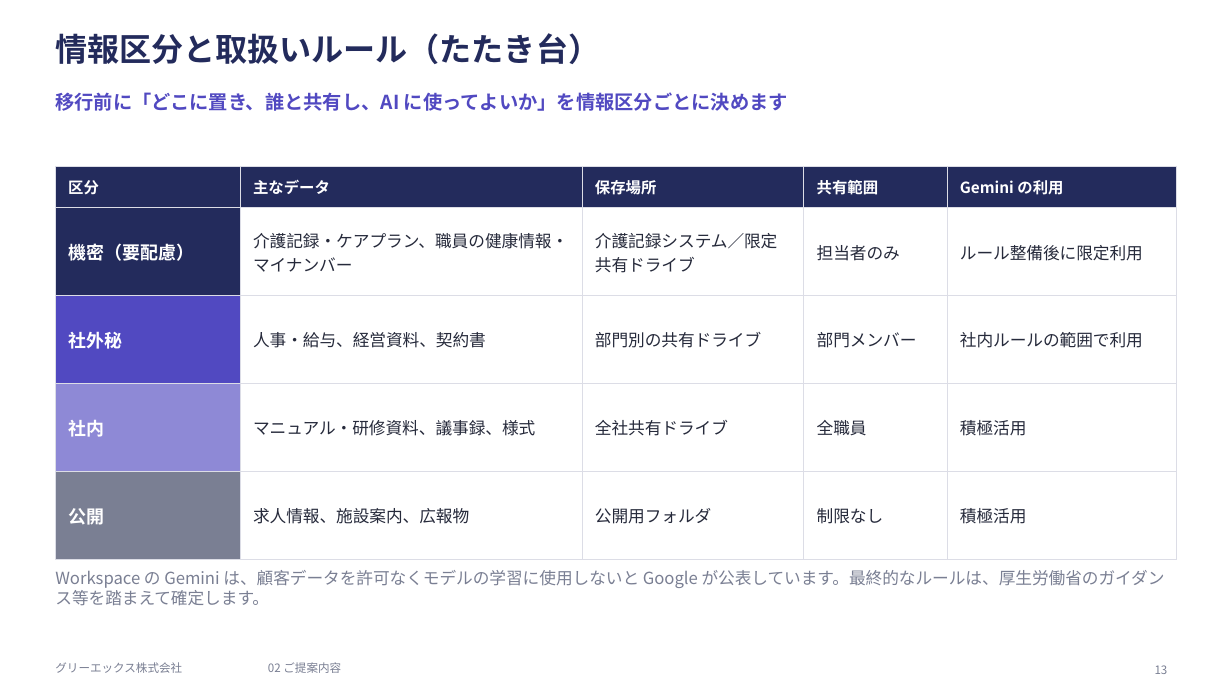
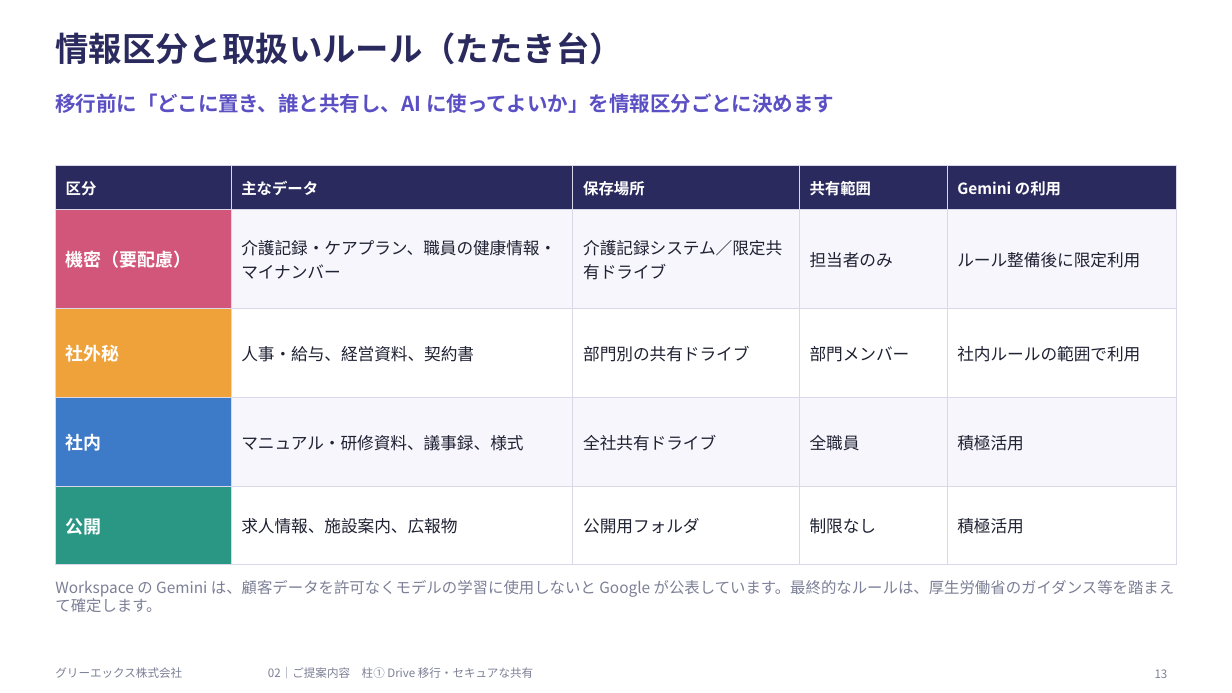
Before and after one commit to hjack0703/sakai, a slide deck: slide 13 of docs/20261027_サカイ様向けご提案_GREEX.pptx. Drawn at 1232x693 pixels with LibreOffice and Linux fonts; fonts in the diff are those of the drawing. Boxes give left, top, right and bottom in pixels: in the first picture for what was removed or moved away, otherwise in the second. Text is boxed around its words. In the diff, an @@ line names an element or a change of style, - is before the commit and + after.

```diff
--- a/docs/20261027_サカイ様向けご提案_GREEX.pptx
+++ b/docs/20261027_サカイ様向けご提案_GREEX.pptx
@@ title "情報区分と取扱いルール（たたき台）" at [55, 32, 622, 64]: size 25 to 26 pt, text colour #232B5C to #2B2A5E @@
@@ text "移行前に「どこに置き、誰と共有し、AI に使ってよいか」を情報区分ごとに決めます" at [55, 93, 834, 113]: size 15 to 16 pt, text colour #5149C1 to #5B4FC4 @@
@@ table at [55, 165, 1177, 539] @@
@@ fill #232B5C to #2B2A5E in row 1 @@
@@ fill #232B5C to #D2557A in row 2, column 1 @@
@@ fill #FFFFFF to #F7F6FC in 8 cells @@
@@ fill #5149C1 to #EFA23A in row 3, column 1 @@
@@ fill #8E89D6 to #3D7BC8 in row 4, column 1 @@
@@ fill #7A7F93 to #2A9785 in row 5, column 1 @@
@@ text colour #262A3B to #1F2233 in "介護記録・ケアプラン、職員の健康情報・マイナンバー", "介護記録システム／限定共有ドライブ", "担当者のみ", "ルール整備後に限定利用" and 12 more places @@
@@ borders changed @@
@@ text "Workspace の Gemini は、顧客データを許可なくモデルの学習に使用しないと Google ...": place and size @@
-text "Workspace の Gemini は、顧客データを許可なくモデルの学習に使用しないと Google ..." at [55, 570, 1165, 606]
+text "Workspace の Gemini は、顧客データを許可なくモデルの学習に使用しないと Google ..." at [55, 580, 1175, 612]
@@ text "Workspace の Gemini は、顧客データを許可なくモデルの学習に使用しないと Google ..." at [55, 580, 1175, 612]: size 13 to 12 pt, text colour #7A7F93 to #7C8096 @@
@@ text "グリーエックス株式会社" at [55, 667, 182, 678]: text colour #7A7F93 to #7C8096 @@
@@ text at [268, 667, 533, 678]: text changed; text colour #7A7F93 to #7C8096 @@
-02 ご提案内容
+02｜ご提案内容 柱① Drive 移行・セキュアな共有
@@ page number at [1155, 669, 1168, 678]: text colour #7A7F93 to #7C8096 @@
```
Also in this commit, not shown: 25 other slides changed, 6 other files.
